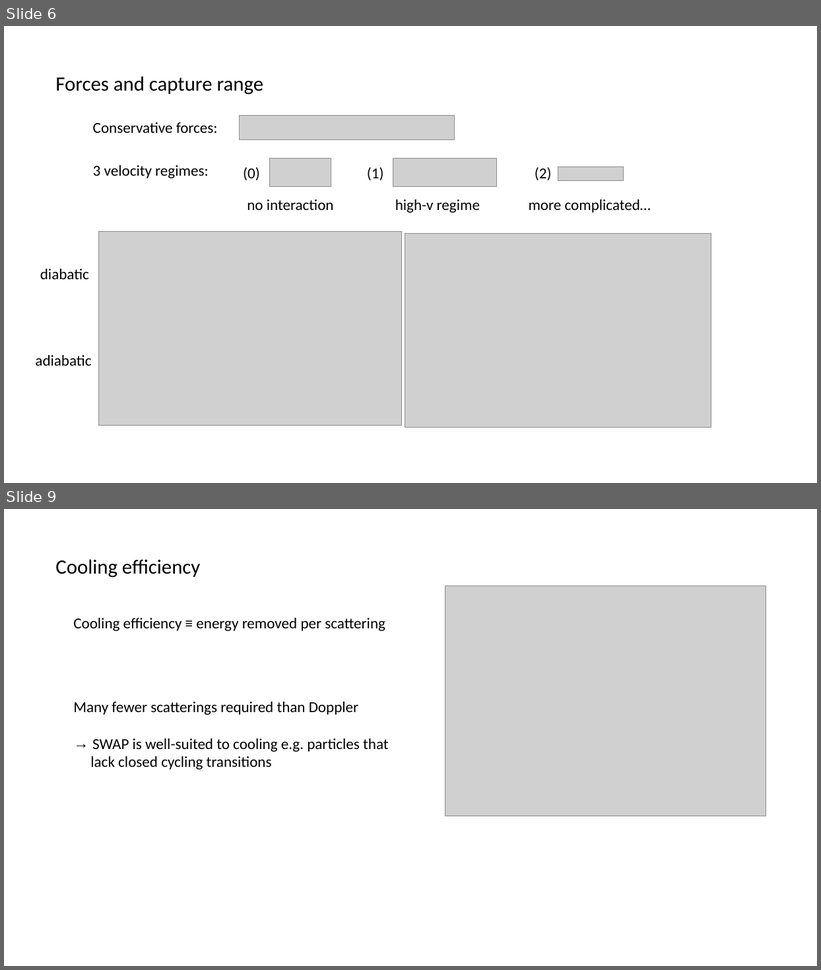
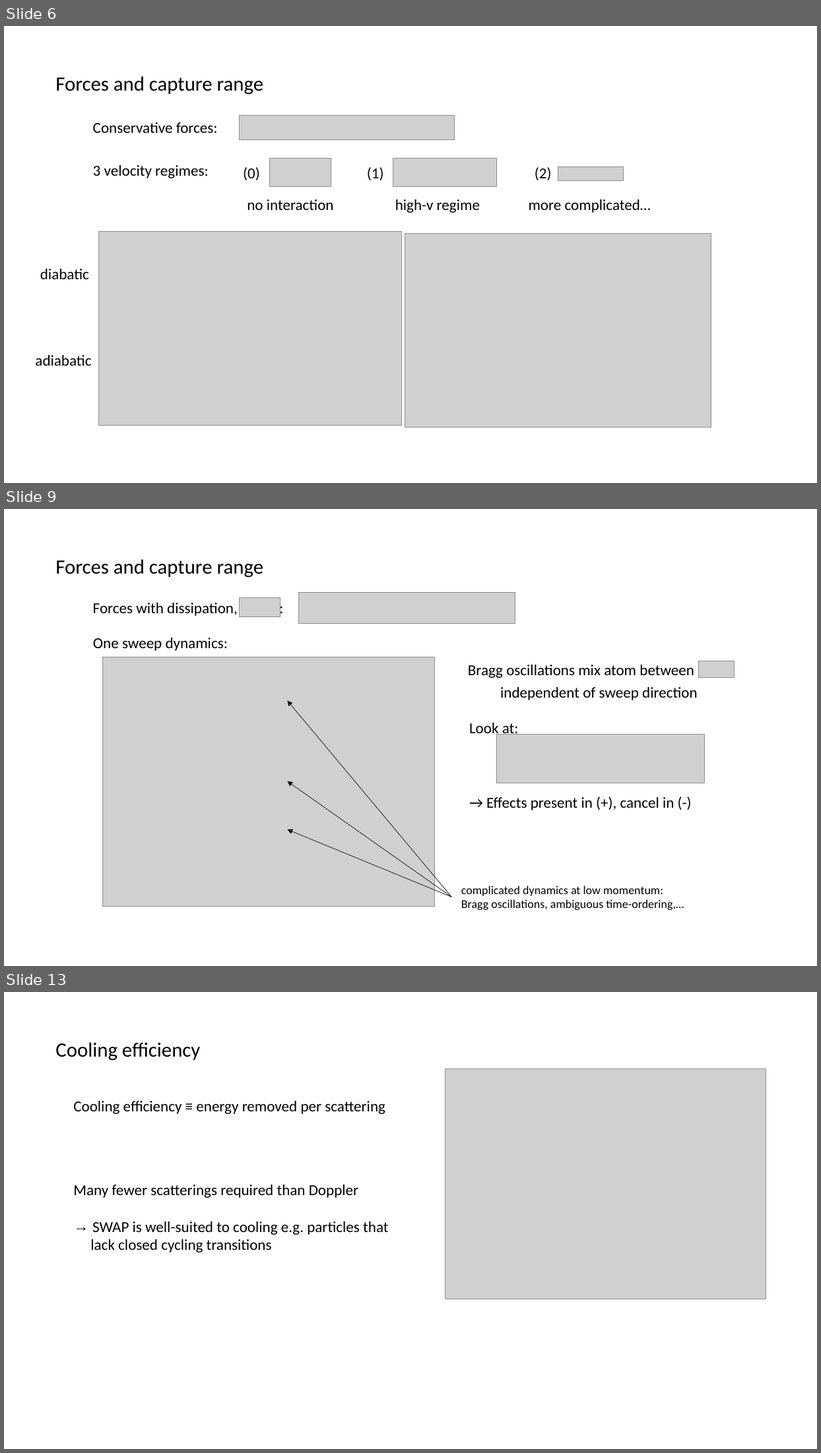
Before and after one commit to huanium/huanium, a slide deck: MIT PhD/ZGS/ZGS -Aug-26-2022/BUI-ZGS-Aug-26-2022.pptx. Shown one above the other, each under a label of ours: slides 6 and 9 before the commit, slides 6, 9 and 13 after it; the slides between them are not shown. The pictures are 821x970 and 821x1453 pixels, drawn with LibreOffice and Linux fonts; fonts in the diff are those of the drawing; grey boxes stand for pictures. Boxes give left, top, right and bottom in pixels: in the first picture for what was removed or moved away, otherwise in the second. Text is boxed around its words. In the diff, an @@ line names an element or a change of style, - is before the commit and + after.

```diff
--- a/MIT PhD/ZGS/ZGS -Aug-26-2022/BUI-ZGS-Aug-26-2022.pptx
+++ b/MIT PhD/ZGS/ZGS -Aug-26-2022/BUI-ZGS-Aug-26-2022.pptx
@@ slide 9 added at (x1=4, y1=509, x2=817, y2=966), background #FFFFFF @@
@@ text added at (x1=55, y1=559, x2=264, y2=578), 24 pt, text #000000 @@
+Forces and capture range
@@ text added at (x1=93, y1=603, x2=238, y2=616), 18 pt, text #000000 @@
+Forces with dissipation, ::
@@ picture added at (x1=240, y1=597, x2=281, y2=617) @@
@@ picture added at (x1=298, y1=593, x2=516, y2=623) @@
@@ text added at (x1=93, y1=638, x2=228, y2=651), 18 pt, text #000000 @@
+One sweep dynamics:
@@ picture added at (x1=103, y1=657, x2=435, y2=907) @@
@@ text added at (x1=468, y1=665, x2=694, y2=678), 18 pt, text #000000 @@
+Bragg oscillations mix atom between
@@ picture added at (x1=699, y1=661, x2=734, y2=678) @@
@@ arrow added from (451, 898) to (288, 701), #000000 0.5 pt @@
@@ text added at (x1=500, y1=687, x2=698, y2=700), 18 pt, text #000000 @@
+independent of sweep direction
@@ text added at (x1=469, y1=723, x2=519, y2=738), 18 pt, text #000000 @@
+Look at:
@@ picture added at (x1=497, y1=735, x2=705, y2=783) @@
@@ arrow added from (451, 898) to (288, 782), #000000 0.5 pt @@
@@ text added at (x1=486, y1=797, x2=674, y2=811), 18 pt, text #000000 @@
+→ Effects present in (+), cancel in (-)
@@ arrow added from (451, 898) to (288, 830), #000000 0.5 pt @@
@@ text added at (x1=461, y1=886, x2=684, y2=910), 14 pt, text #000000 @@
+complicated dynamics at low momentum:
+Bragg oscillations, ambiguous time-ordering,…
@@ what was slide 9 is now slide 13 @@
```
Also in this commit, not shown: 2 slides changed, 3 other slides added, 24 other files.
